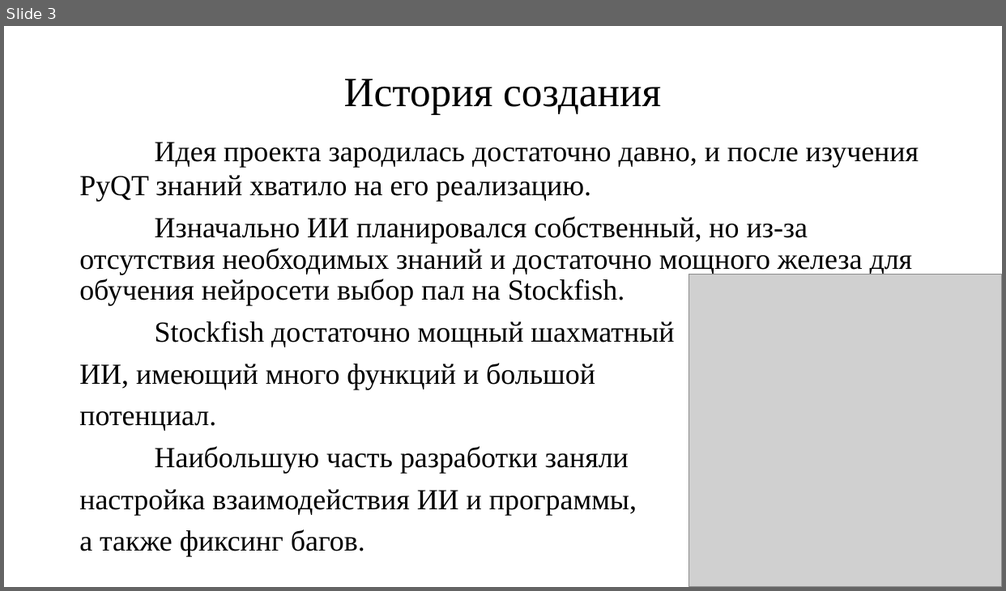
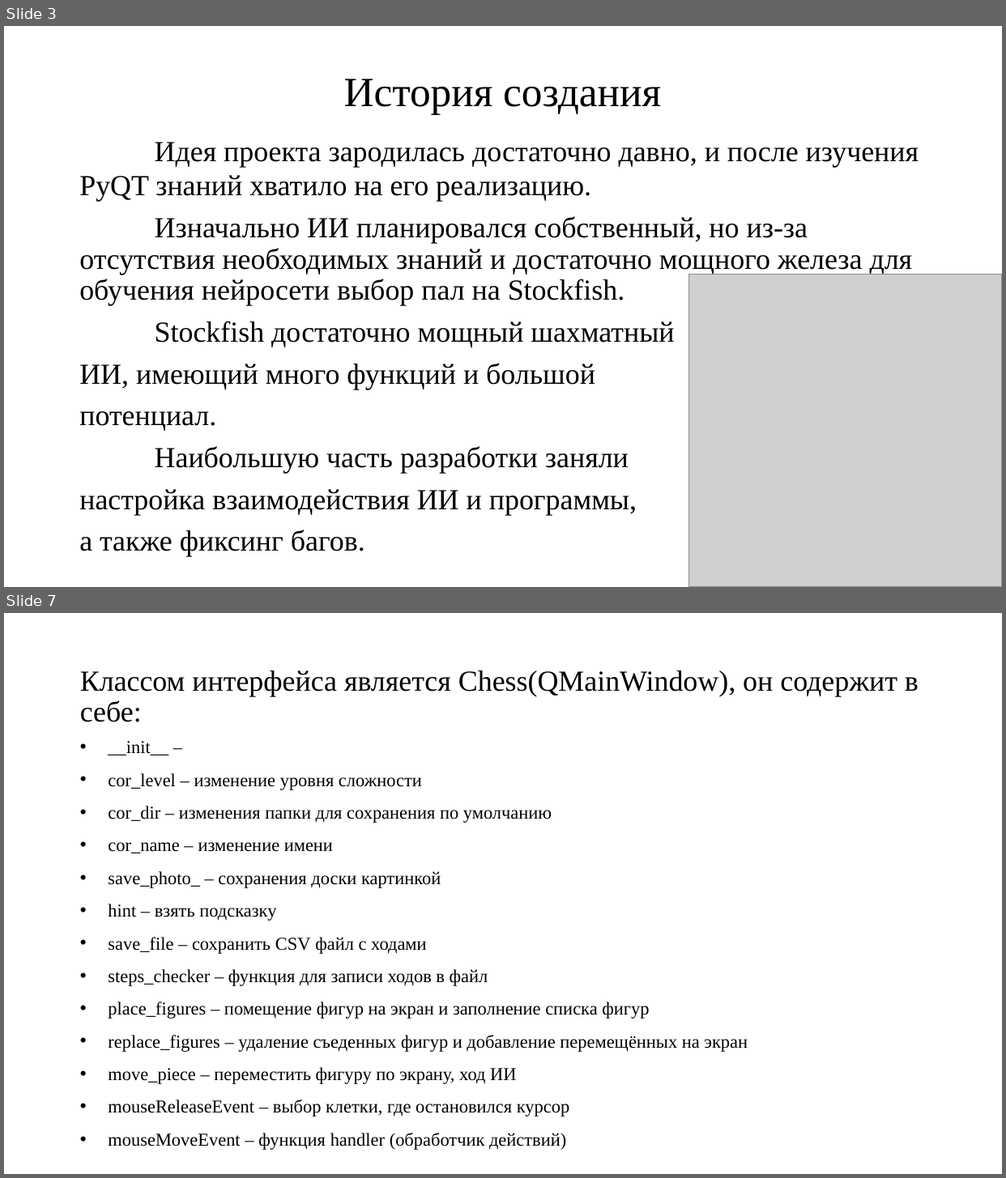
Before and after one commit to MatveyZhikharev/Chess_PyQt, a slide deck: Презентация.pptx. Shown one above the other, each under a label of ours: slide 3 before the commit, slides 3 and 7 after it; the slides between them are not shown. The pictures are 1006x591 and 1006x1178 pixels, drawn with LibreOffice and Linux fonts; fonts in the diff are those of the drawing; grey boxes stand for pictures. Boxes give left, top, right and bottom in pixels: in the first picture for what was removed or moved away, otherwise in the second. Text is boxed around its words. In the diff, an @@ line names an element or a change of style, - is before the commit and + after.

```diff
--- a/Презентация.pptx
+++ b/Презентация.pptx
@@ slide 7 added at (4, 613, 1002, 1174), background #FFFFFF @@
@@ title added at (80, 671, 918, 722), 28 pt, text #000000 @@
+Классом интерфейса является Chess(QMainWindow), он содержит в себе:
@@ text added at (108, 741, 748, 1150), 17.5 pt, text #000000 @@
+• __init__ –
+• cor_level – изменение уровня сложности
+• cor_dir – изменения папки для сохранения по умолчанию
+• cor_name – изменение имени
+• save_photo_ – сохранения доски картинкой
+• hint – взять подсказку
+• save_file – сохранить CSV файл с ходами
+• steps_checker – функция для записи ходов в файл
+• place_figures – помещение фигур на экран и заполнение списка фигур
+• replace_figures – удаление съеденных фигур и добавление перемещённых на экран
+• move_piece – переместить фигуру по экрану, ход ИИ
+• mouseReleaseEvent – выбор клетки, где остановился курсор
+• mouseMoveEvent – функция handler (обработчик действий)
```
Also in this commit, not shown: 4 slides changed, 4 other slides added, 2 other files.
